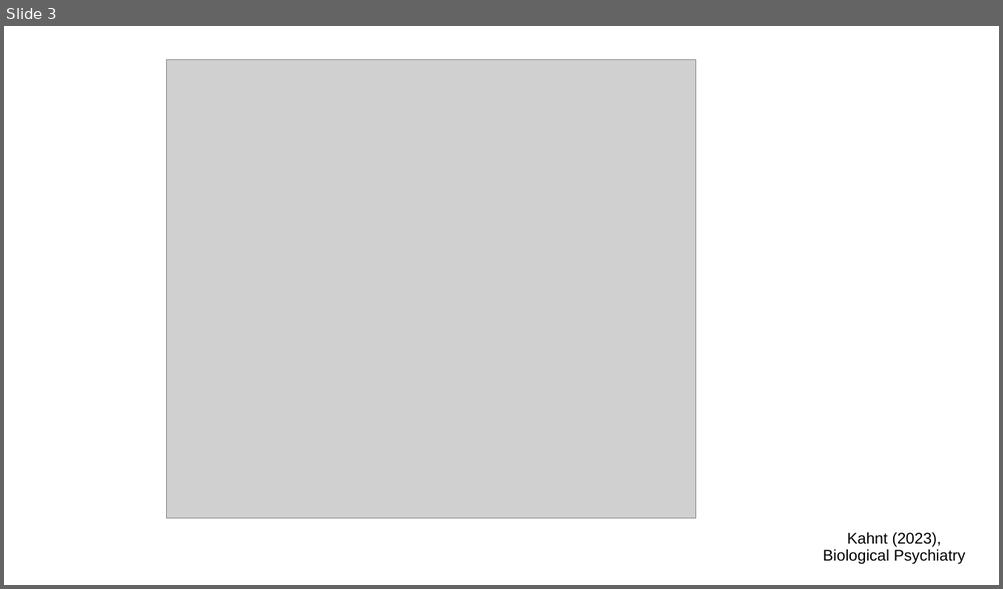
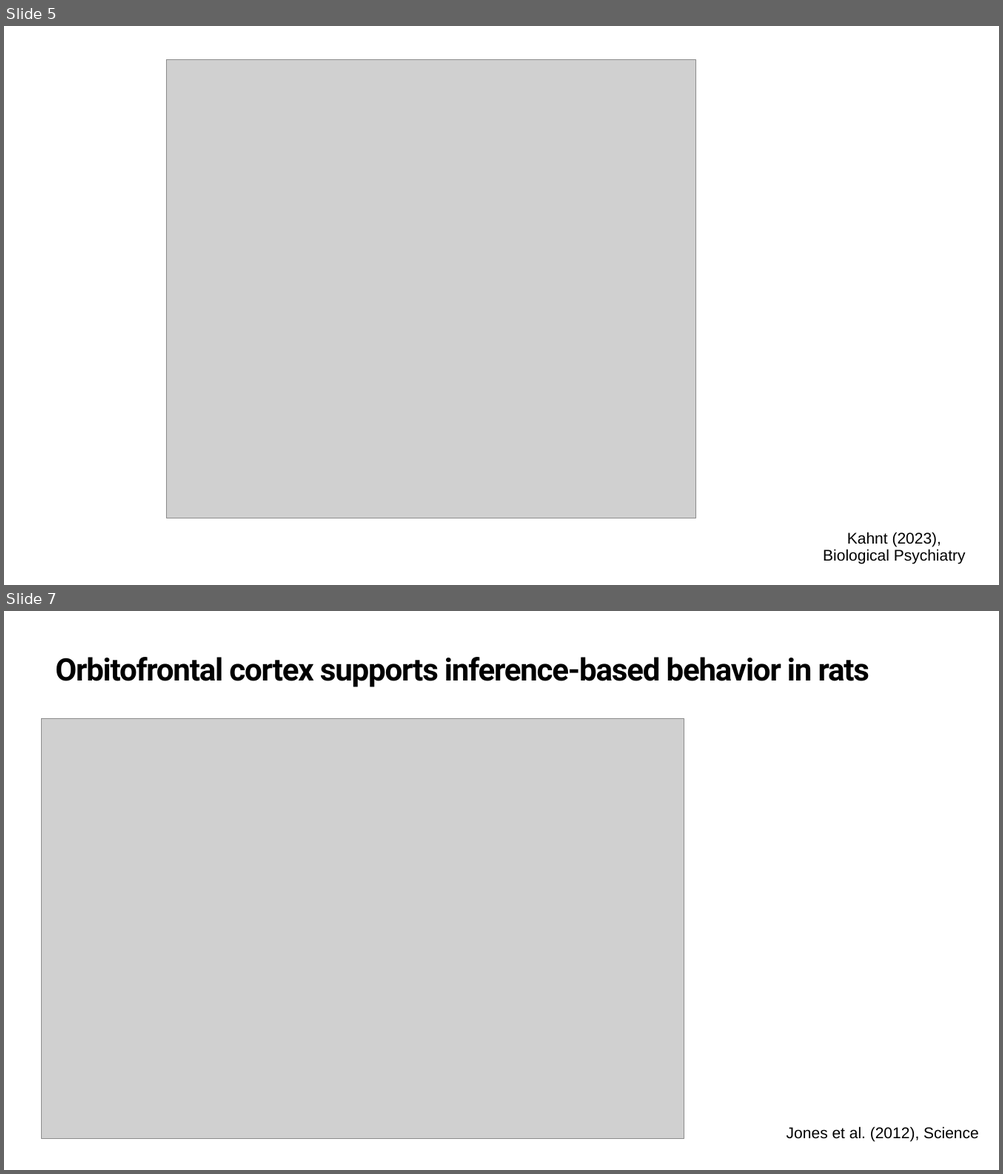
Before and after one commit to QingfangLiu/project-spcd, a slide deck: docs/Joint_lab_meeting.pptx. Shown one above the other, each under a label of ours: slide 3 before the commit, slides 5 and 7 after it; the slides between them are not shown. The pictures are 1003x589 and 1003x1174 pixels, drawn with LibreOffice and Linux fonts; fonts in the diff are those of the drawing; grey boxes stand for pictures. Boxes give left, top, right and bottom in pixels: in the first picture for what was removed or moved away, otherwise in the second. Text is boxed around its words. In the diff, an @@ line names an element or a change of style, - is before the commit and + after.

```diff
--- a/docs/Joint_lab_meeting.pptx
+++ b/docs/Joint_lab_meeting.pptx
@@ slide 7 added at (4,611,999,1170), background #FFFFFF @@
@@ title added at (55,657,869,687), 60 pt, text #000000, bold @@
+Orbitofrontal cortex supports inference-based behavior in rats
@@ picture added at (41,719,683,1139) @@
@@ text added at (786,1127,979,1142), 30 pt, text #000000 @@
+Jones et al. (2012), Science
@@ what was slide 3 is now slide 5 @@
```
Also in this commit, not shown: 1 slide changed, 13 other slides added, 1 slide removed.
